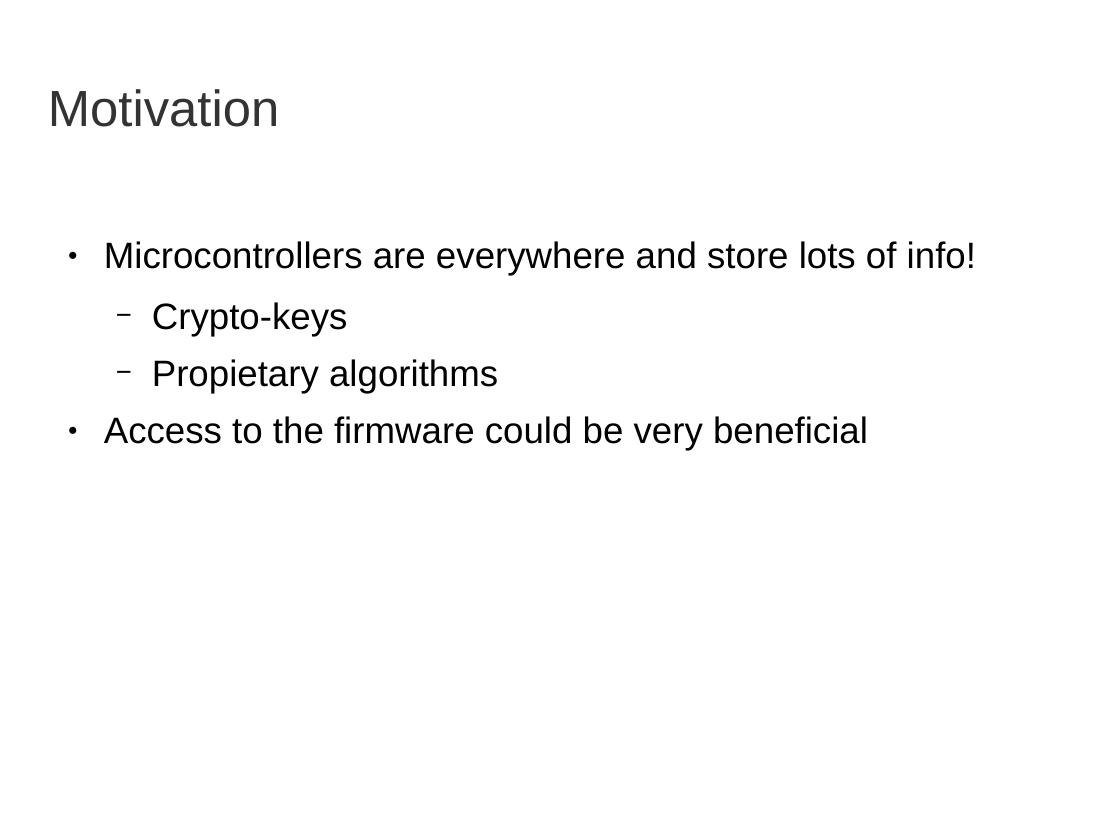
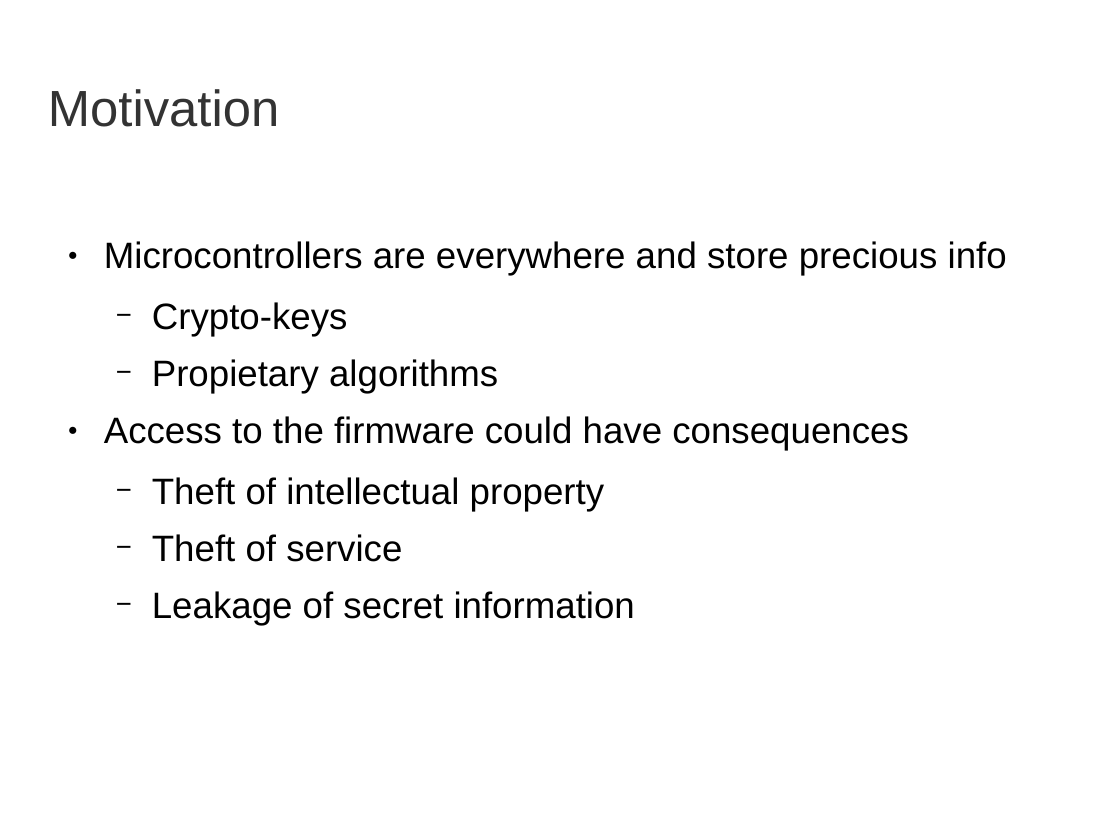
Before and after one commit to dperezmavro/irp, a slide deck: slide 2 of presentation/presentation.ppt. Drawn at 1120x840 pixels with LibreOffice and Linux fonts; fonts in the diff are those of the drawing; background and template pictures are left out. Boxes give left, top, right and bottom in pixels: in the first picture for what was removed or moved away, otherwise in the second. Text is boxed around its words. In the diff, an @@ line names an element or a change of style, - is before the commit and + after.

Commit message:
presentation draft done

```diff
--- a/presentation/presentation.ppt
+++ b/presentation/presentation.ppt
@@ text at box(104, 241, 1007, 275): text changed @@
-● Microcontrollers are everywhere and store lots of info!
+● Microcontrollers are everywhere and store precious info
@@ text at box(104, 416, 908, 625): text changed @@
-● Access to the firmware could be very beneficial
+● Access to the firmware could have consequences
+  − Theft of intellectual property
+  − Theft of service
+  − Leakage of secret information
```
